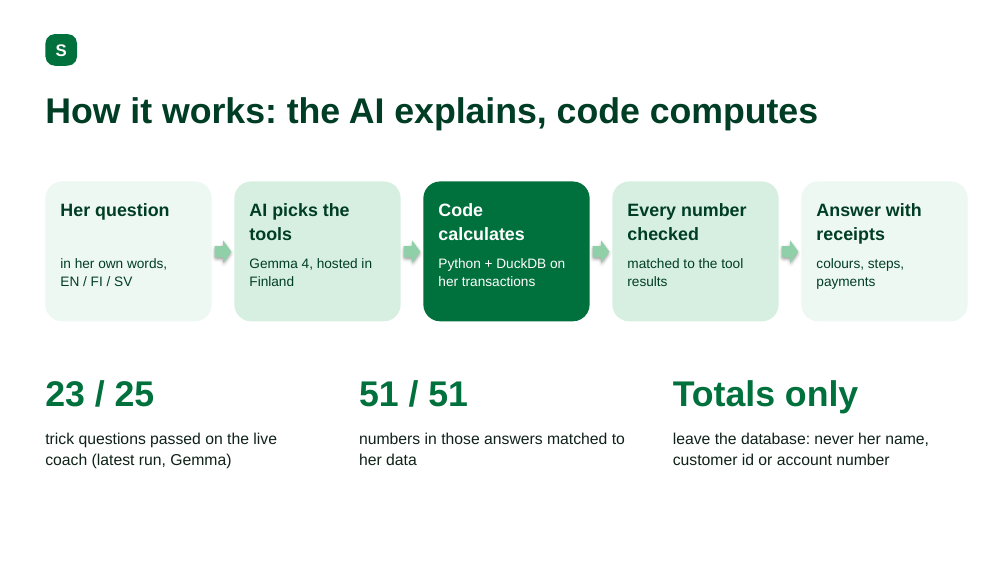
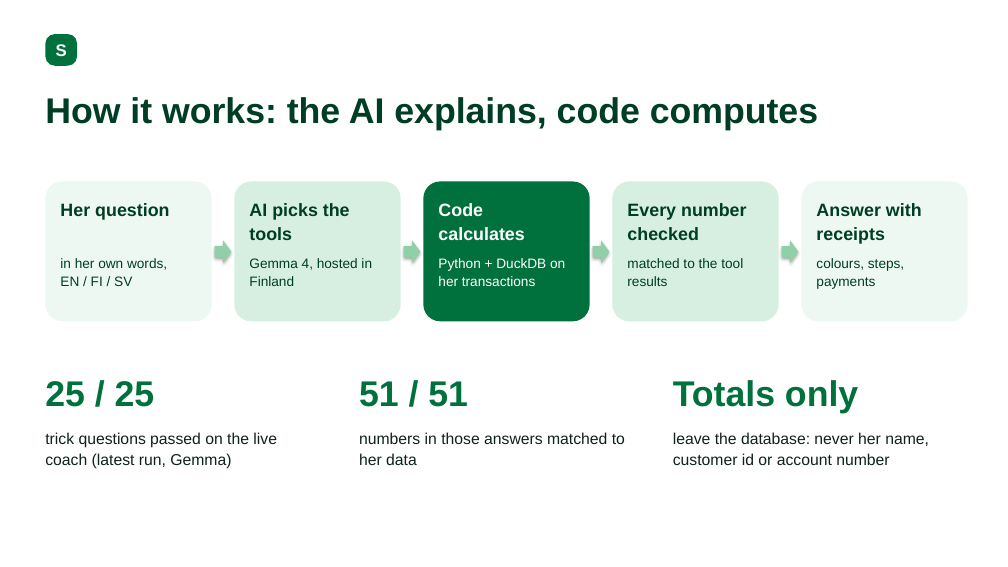
Before and after one commit to Asmoww/junction-s-pankki, a slide deck: slide 7 of docs/slides/S-Pankki-pitch.pptx. Drawn at 1008x567 pixels with LibreOffice and Linux fonts; fonts in the diff are those of the drawing. Boxes give left, top, right and bottom in pixels: in the first picture for what was removed or moved away, otherwise in the second. Text is boxed around its words. In the diff, an @@ line names an element or a change of style, - is before the commit and + after.

```diff
--- a/docs/slides/S-Pankki-pitch.pptx
+++ b/docs/slides/S-Pankki-pitch.pptx
@@ text at <box>45,381,155,407</box>: text changed @@
-23 / 25
+25 / 25
```
Also in this commit, not shown: 5 other files.
